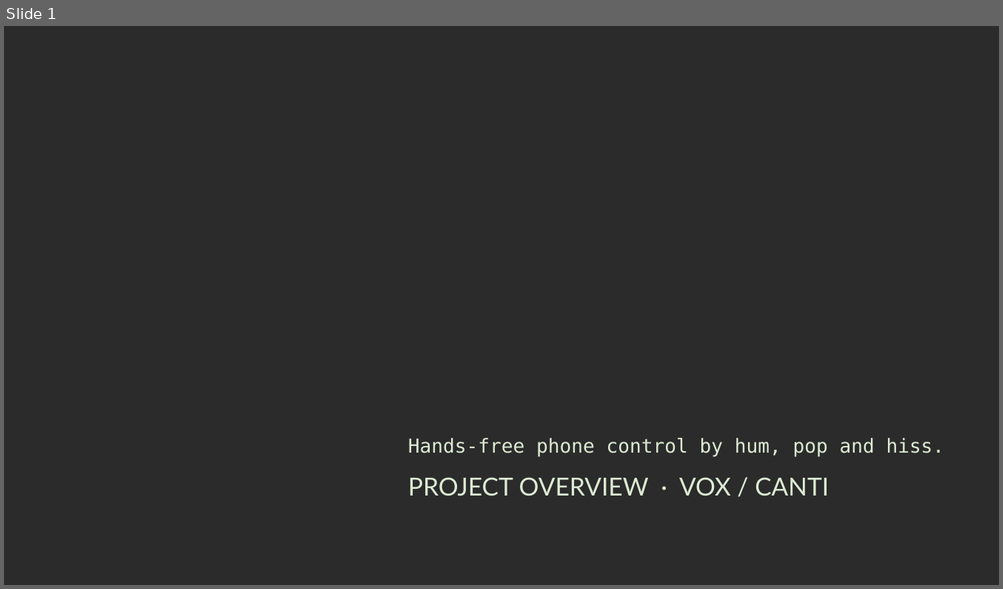
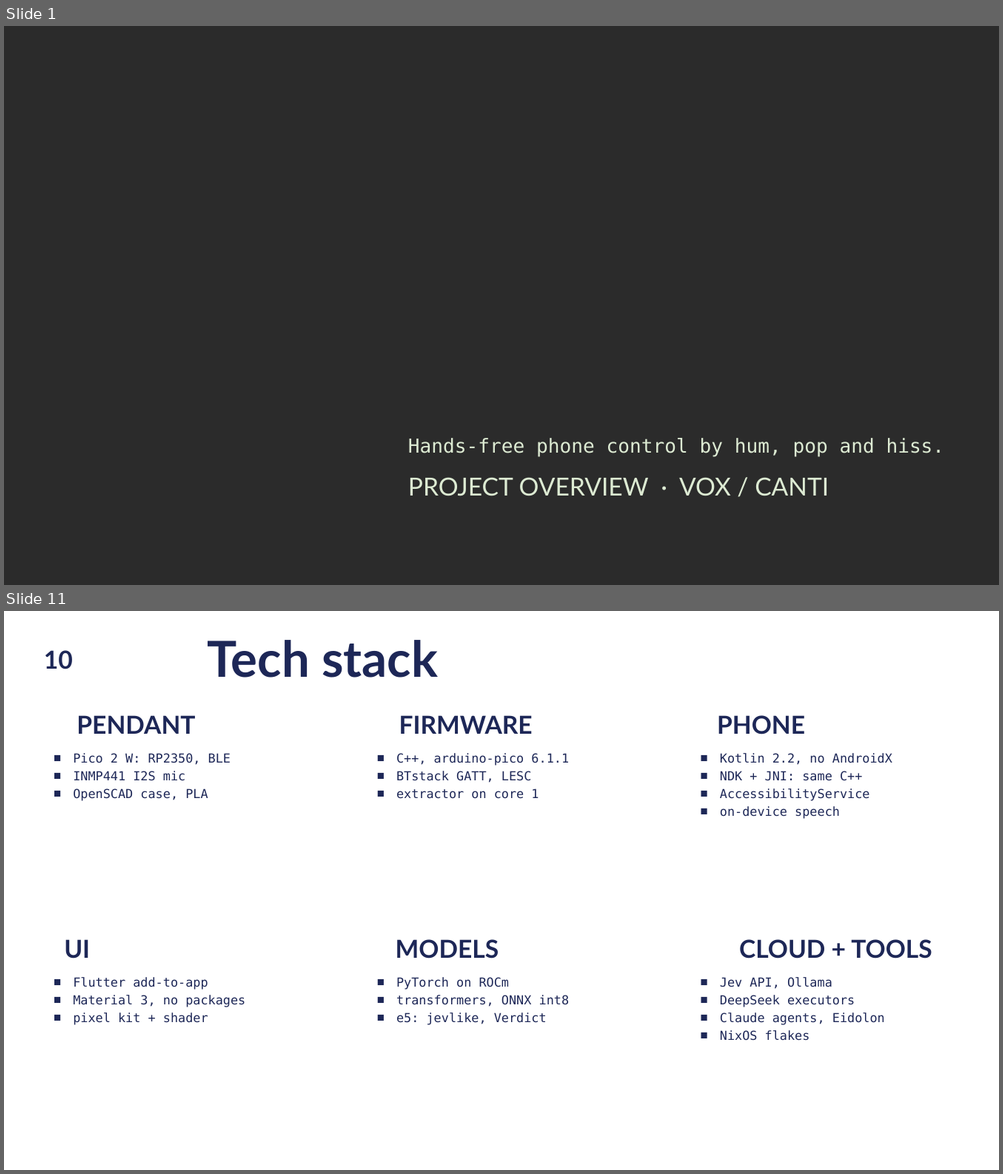
Before and after one commit to dxcently/Canti, a slide deck: docs/canti-overview.pptx. Shown one above the other, each under a label of ours: slide 1 before the commit, slides 1 and 11 after it; the slides between them are not shown. The pictures are 1003x589 and 1003x1174 pixels, drawn with LibreOffice and Linux fonts; fonts in the diff are those of the drawing; background and template pictures are left out; a plain dark background stands for a picture behind light text. Boxes give left, top, right and bottom in pixels: in the first picture for what was removed or moved away, otherwise in the second. Text is boxed around its words. In the diff, an @@ line names an element or a change of style, - is before the commit and + after.

```diff
--- a/docs/canti-overview.pptx
+++ b/docs/canti-overview.pptx
@@ slide 11 added at (x1=4, y1=611, x2=999, y2=1170), background picture (left out) @@
@@ text added at (x1=44, y1=650, x2=73, y2=669), 18 pt, text #1D2757, bold @@
+10
@@ text added at (x1=208, y1=640, x2=438, y2=678), 36 pt, text #1D2757, bold @@
+Tech stack
@@ text added at (x1=77, y1=715, x2=195, y2=734), 18 pt, text #1D2757, bold @@
+PENDANT
@@ text added at (x1=399, y1=715, x2=532, y2=734), 18 pt, text #1D2757, bold @@
+FIRMWARE
@@ text added at (x1=717, y1=715, x2=805, y2=735), 18 pt, text #1D2757, bold @@
+PHONE
@@ text added at (x1=73, y1=753, x2=230, y2=801), 9 pt, text #1D2757 @@
+■ Pico 2 W: RP2350, BLE
+■ INMP441 I2S mic
+■ OpenSCAD case, PLA
@@ text added at (x1=396, y1=753, x2=569, y2=799), 9 pt, text #1D2757 @@
+■ C++, arduino-pico 6.1.1
+■ BTstack GATT, LESC
+■ extractor on core 1
@@ text added at (x1=720, y1=753, x2=892, y2=819), 9 pt, text #1D2757 @@
+■ Kotlin 2.2, no AndroidX
+■ NDK + JNI: same C++
+■ AccessibilityService
+■ on-device speech
@@ text added at (x1=64, y1=940, x2=90, y2=959), 18 pt, text #1D2757, bold @@
+UI
@@ text added at (x1=395, y1=940, x2=499, y2=959), 18 pt, text #1D2757, bold @@
+MODELS
@@ text added at (x1=739, y1=940, x2=932, y2=959), 18 pt, text #1D2757, bold @@
+CLOUD + TOOLS
@@ text added at (x1=73, y1=977, x2=245, y2=1025), 9 pt, text #1D2757 @@
+■ Flutter add-to-app
+■ Material 3, no packages
+■ pixel kit + shader
@@ text added at (x1=396, y1=977, x2=569, y2=1025), 9 pt, text #1D2757 @@
+■ PyTorch on ROCm
+■ transformers, ONNX int8
+■ e5: jevlike, Verdict
@@ text added at (x1=720, y1=977, x2=885, y2=1041), 9 pt, text #1D2757 @@
+■ Jev API, Ollama
+■ DeepSeek executors
+■ Claude agents, Eidolon
+■ NixOS flakes
```
Also in this commit, not shown: 14 slides changed, 12 other slides added, 6 slides removed, 4 other files.
